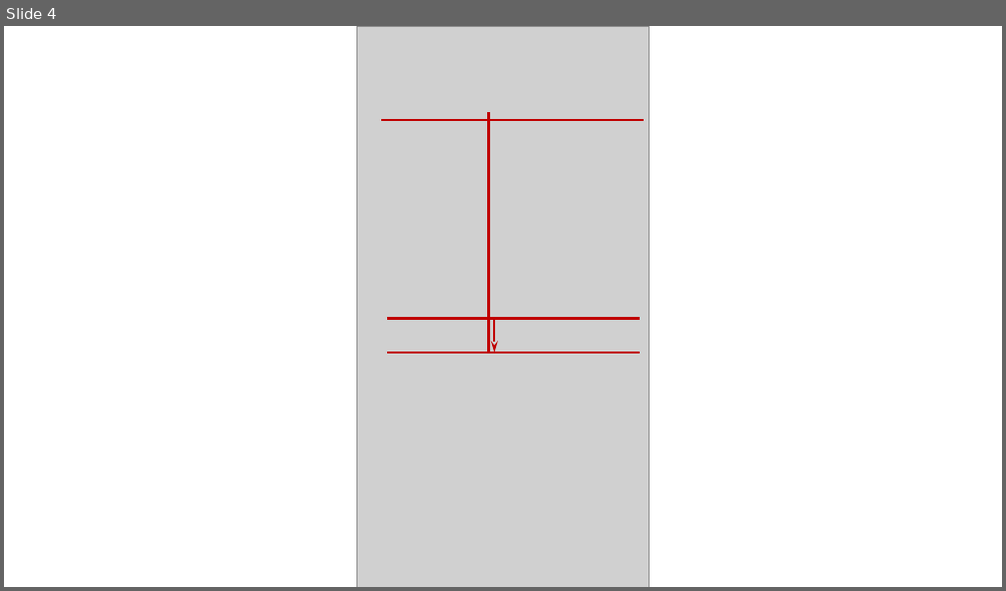
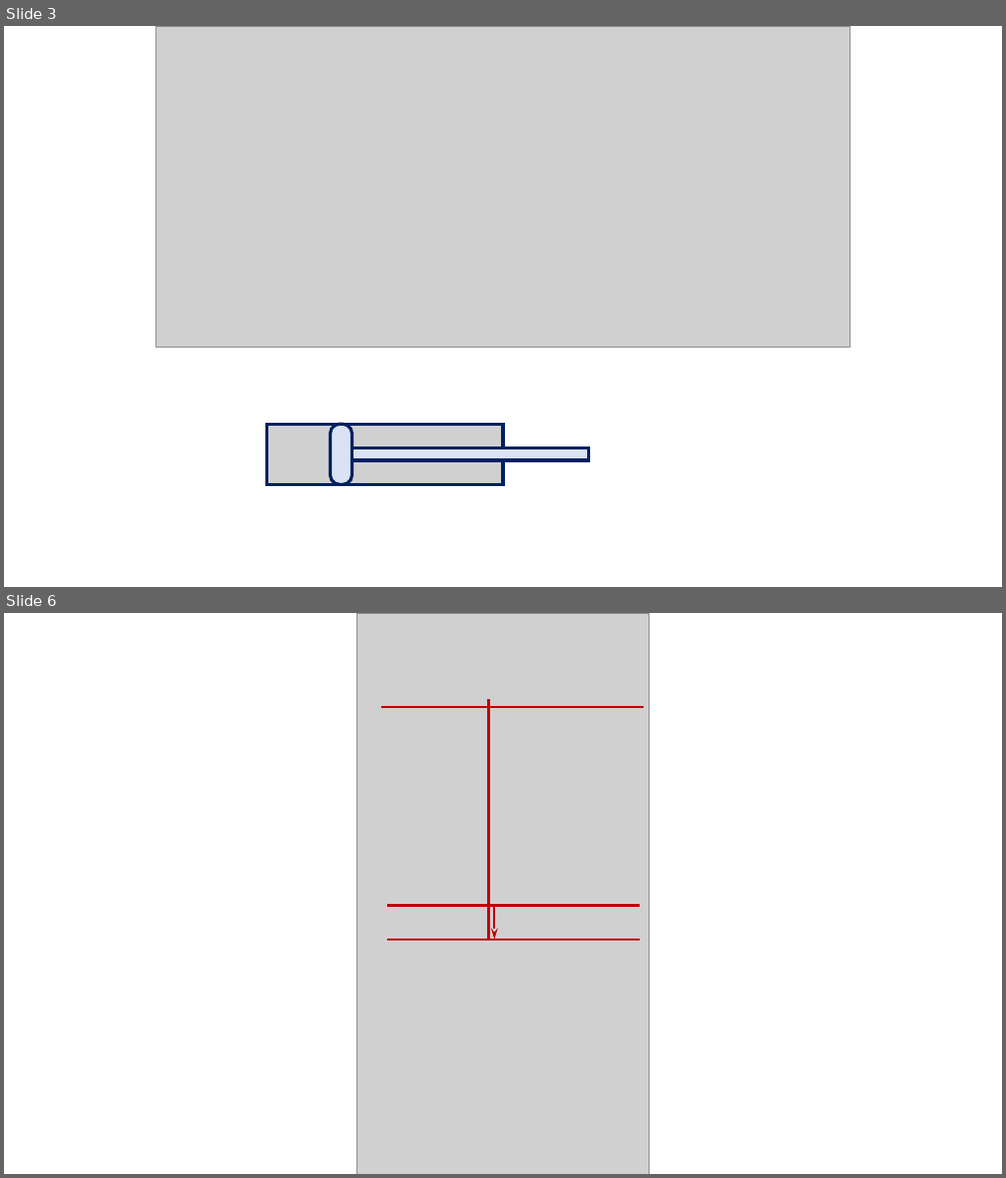
Before and after one commit to xpessoles/Sujets_Concours, a slide deck: 2009/CCMP_PSI_SI_Roburoc/images/Figures.pptx. Shown one above the other, each under a label of ours: slide 4 before the commit, slides 3 and 6 after it; the slides between them are not shown. The pictures are 1006x591 and 1006x1178 pixels, drawn with LibreOffice and Linux fonts; fonts in the diff are those of the drawing; grey boxes stand for pictures. Boxes give left, top, right and bottom in pixels: in the first picture for what was removed or moved away, otherwise in the second. Text is boxed around its words. In the diff, an @@ line names an element or a change of style, - is before the commit and + after.

```diff
--- a/2009/CCMP_PSI_SI_Roburoc/images/Figures.pptx
+++ b/2009/CCMP_PSI_SI_Roburoc/images/Figures.pptx
@@ slide 3 added at bbox=[4, 26, 1002, 587], background #FFFFFF @@
@@ picture added at bbox=[156, 26, 850, 347] @@
@@ picture added at bbox=[266, 424, 336, 485] @@
@@ rectangle added at bbox=[266, 424, 503, 485], outline #002060 3 pt @@
@@ rounded rectangle added at bbox=[331, 424, 352, 485], fill #DAE3F3, outline #002060 3 pt @@
@@ picture added at bbox=[344, 424, 503, 485] @@
@@ rectangle added at bbox=[352, 448, 589, 461], fill #DAE3F3, outline #002060 3 pt @@
@@ what was slide 4 is now slide 6 @@
```
Also in this commit, not shown: 2 other slides added, 1 slide removed, 5 other files.
